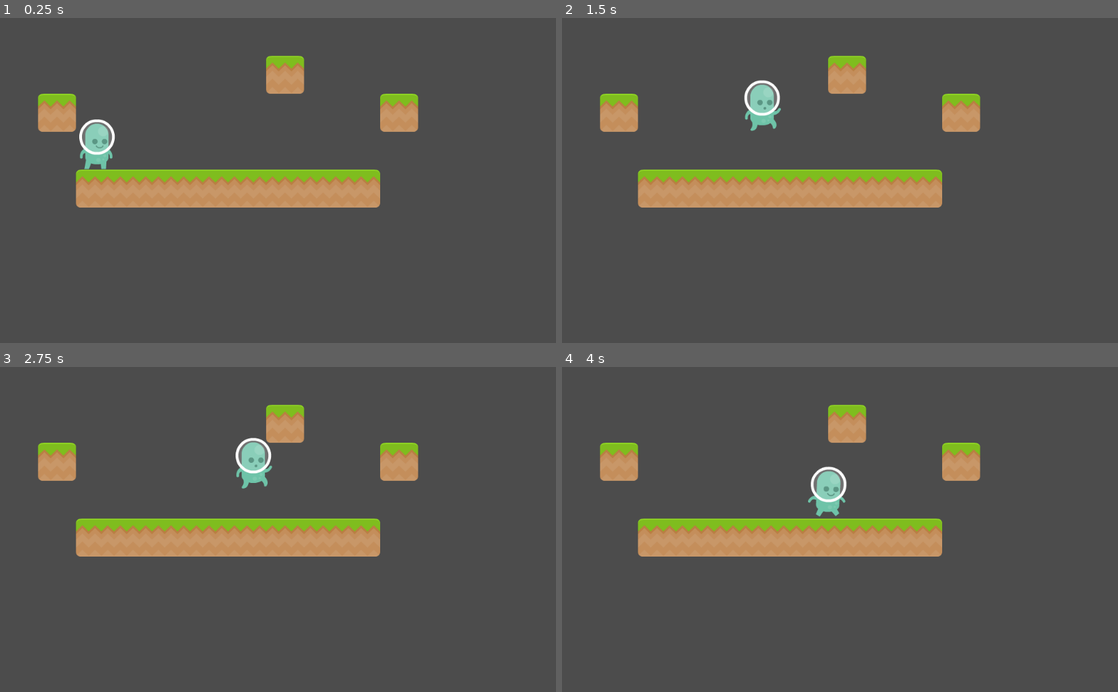
Above: before the commit, frames 1-4 (two rows, left to right).
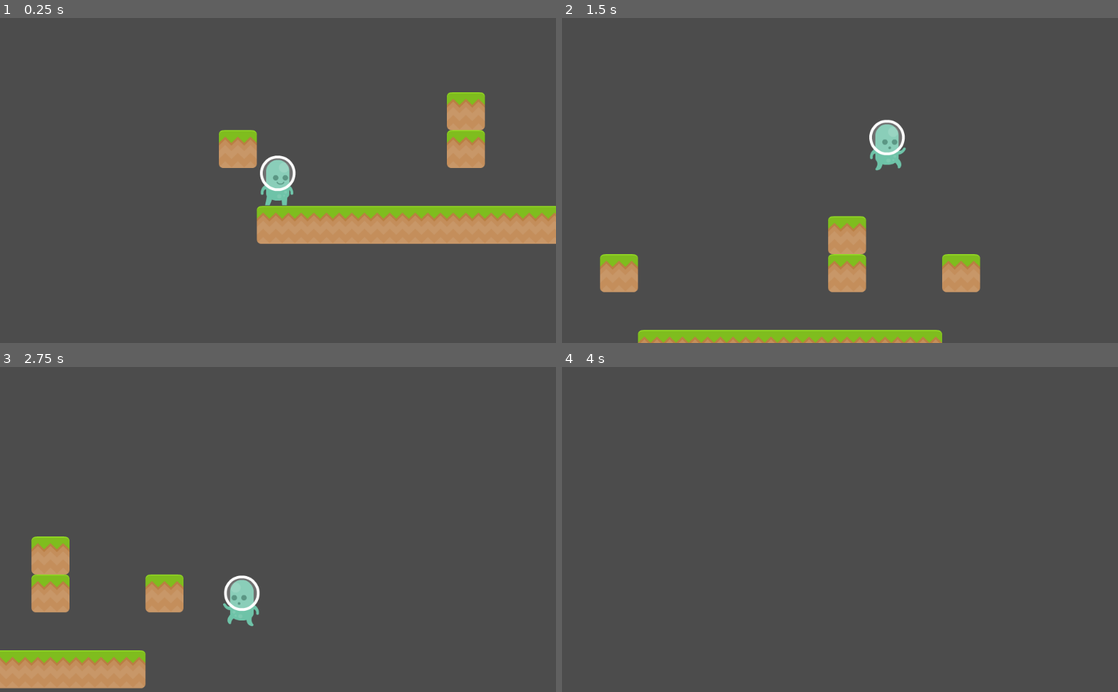
Above: after the commit, the same moments.

Repository: mrdrbob/godot-test
Game: Godot game, scene res://World.tscn
The game is run twice, just before and just after one commit, with the same random seed, the same clock (stepped at 60 frames per second) and the same inputs.
Inputs:
- Up to frame 1 (0.25 s): no input
- Up to frame 2 (1.5 s): tap Enter at 0.5 s; hold Right (ui_right) from 0.53 s (still down); tap Up (ui_up) at 0.6, 0.77, 1.07, 1.35 s
- Up to frame 3 (2.75 s): tap Up (ui_up) at 1.52, 1.82, 2.1 s; release Right (ui_right) at 2.03 s; hold Left (ui_left) from 2.03 s (still down)
- Up to frame 4 (4 s): release Left (ui_left) at 2.78 s; hold Right (ui_right) from 2.78 s (still down); tap Up (ui_up) at 2.85, 3.02, 3.32, 3.6, 3.77 s

The runs differ from the first frame. In frame 1, 18% of the frame differs, in the area x 6-100%, y 11-70%; in frame 2, 16%; in frame 3, 16%; in frame 4, 9.6%.

Commit message:
Tweaked jump phyics Added ducking and camera Prefixed readme header with 3 digit numbers because it's clearly a possibility that I'll have up to 999 updates here.

Diff:
--- a/gd/Player.gd
+++ b/gd/Player.gd
@@ -2,30 +2,61 @@
 
 const UP = Vector2(0, -1)
 const GRAVITY = 20
-const JUMP_IMPULSE = -600
-const WALK_SPEED = 200
+const WALK_ACC = 50
+const JUMP_ACC = 70
+const JUMP_DEC = 0.5
+const WALK_MAX = 600
+const GROUND_FRICTION = 0.3
+const DUCK_FRICTION = 0.98
+const AIR_FRICTION = 0.9
+const JUMP_IMPULSE = -700
 
 var motion = Vector2()
 
 func _physics_process(delta):
 	motion.y += GRAVITY
+	$Sprite.offset.y = 0
+	$StandingCollision.disabled = false
+	$CrouchingCollision.disabled = true
 
 	if (is_on_floor()):
-		if (Input.is_action_just_pressed("ui_up")):
-			$Sprite.play("jump")
-			motion.y = JUMP_IMPULSE
-		elif (Input.is_action_pressed("ui_left")):
-			$Sprite.flip_h = true
-			$Sprite.play("walk")
-			motion.x = -WALK_SPEED
-		elif (Input.is_action_pressed("ui_right")):
-			$Sprite.flip_h = false
-			$Sprite.play("walk")
-			motion.x = WALK_SPEED
+		if (Input.is_action_pressed("ui_down")):
+			$Sprite.play("duck")
+			motion *= DUCK_FRICTION
+			$Sprite.offset.y = 10
+			$StandingCollision.disabled = true
+			$CrouchingCollision.disabled = false
 		else:
-			$Sprite.play("idle")
-			motion.x = 0
+			if (Input.is_action_just_pressed("ui_up")):
+				$Sprite.play("jump")
+				motion.y = JUMP_IMPULSE
+			elif (Input.is_action_pressed("ui_left")):
+				$Sprite.flip_h = true
+				$Sprite.play("walk")
+				motion.x = max(-WALK_MAX, motion.x - WALK_ACC)
+			elif (Input.is_action_pressed("ui_right")):
+				$Sprite.flip_h = false
+				$Sprite.play("walk")
+				motion.x = min(WALK_MAX, motion.x + WALK_ACC)
+			else:
+				$Sprite.play("idle")
+				motion.x *= GROUND_FRICTION
 	else:
 		$Sprite.play("jump")
+		if Input.is_action_pressed("ui_left"):
+			if motion.x > 50:
+				motion.x *= AIR_FRICTION
+			else:
+				$Sprite.flip_h = true
+				motion.x = max(-WALK_MAX, motion.x - JUMP_ACC)
+		elif Input.is_action_pressed("ui_right"):
+			if motion.x < -50:
+				motion.x *= AIR_FRICTION
+			else:
+				$Sprite.flip_h = false
+				motion.x = min(WALK_MAX, motion.x + JUMP_ACC)
+		else:
+			motion.x *= AIR_FRICTION
+
 
 	motion = move_and_slide(motion, UP)
--- a/gd/World.tscn
+++ b/gd/World.tscn
@@ -15,6 +15,7 @@
 [ext_resource path="res://player/p1_walk06.png" type="Texture" id=13]
 [ext_resource path="res://player/p1_jump.png" type="Texture" id=14]
 [ext_resource path="res://Player.gd" type="Script" id=15]
+[ext_resource path="res://player/p1_duck.png" type="Texture" id=16]
 
 [sub_resource type="SpriteFrames" id=1]
 animations = [ {
@@ -32,10 +33,18 @@
 "loop": true,
 "name": "walk",
 "speed": 20.0
+}, {
+"frames": [ ExtResource( 16 ) ],
+"loop": true,
+"name": "duck",
+"speed": 5.0
 } ]
 
 [sub_resource type="RectangleShape2D" id=2]
 extents = Vector2( 22.3044, 42.732 )
+
+[sub_resource type="RectangleShape2D" id=3]
+extents = Vector2( 22.1933, 23.0421 )
 
 [node name="World" type="Node2D"]
 
@@ -43,7 +52,7 @@
 tile_set = ExtResource( 1 )
 cell_size = Vector2( 70, 70 )
 format = 1
-tile_data = PoolIntArray( 65543, 0, 0, 131073, 0, 0, 131082, 0, 0, 262146, 3, 0, 262147, 2, 0, 262148, 2, 0, 262149, 2, 0, 262150, 2, 0, 262151, 2, 0, 262152, 2, 0, 262153, 1, 0 )
+tile_data = PoolIntArray( 65543, 0, 0, 131073, 0, 0, 131079, 0, 0, 131082, 0, 0, 262146, 3, 0, 262147, 2, 0, 262148, 2, 0, 262149, 2, 0, 262150, 2, 0, 262151, 2, 0, 262152, 2, 0, 262153, 1, 0 )
 __meta__ = {
 "_edit_lock_": true
 }
@@ -57,8 +66,16 @@
 
 [node name="Sprite" type="AnimatedSprite" parent="Player"]
 frames = SubResource( 1 )
-animation = "idle"
+animation = "duck"
 
-[node name="CollisionShape2D" type="CollisionShape2D" parent="Player"]
+[node name="StandingCollision" type="CollisionShape2D" parent="Player"]
 position = Vector2( 0, 4.20447 )
 shape = SubResource( 2 )
+
+[node name="CrouchingCollision" type="CollisionShape2D" parent="Player"]
+position = Vector2( -0.374588, 23.9729 )
+shape = SubResource( 3 )
+
+[node name="Camera2D" type="Camera2D" parent="Player"]
+current = true
+smoothing_enabled = true
Not shown: 1 places in gd/World.tscn that only renumber resources
Not shown, changed: readme.md
